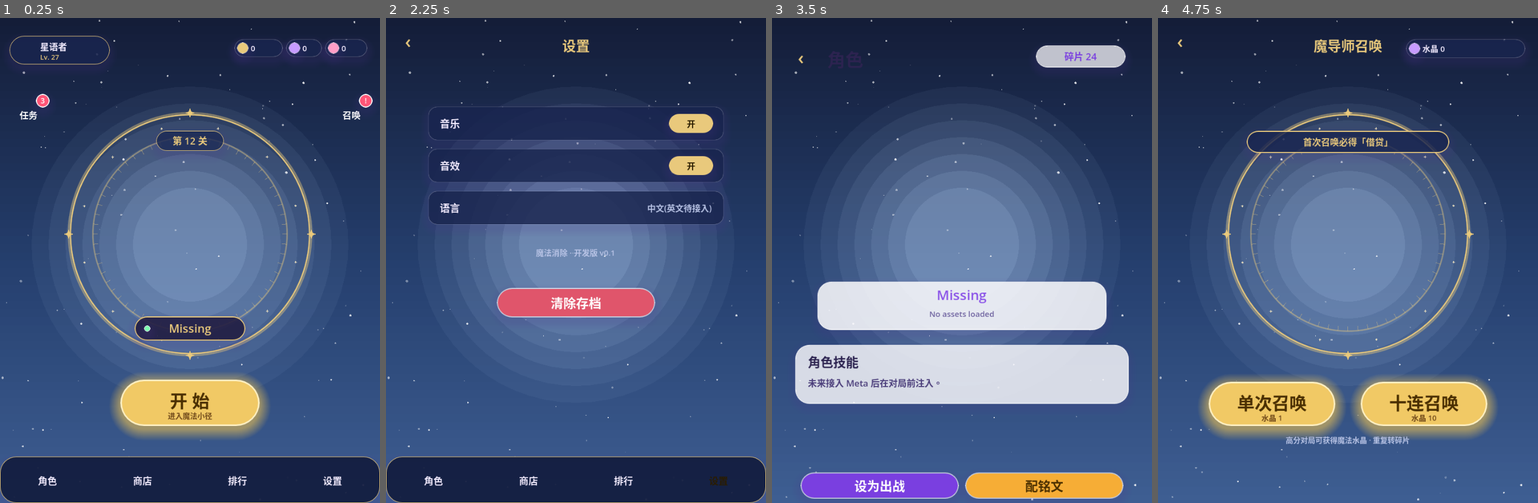
Above: before the commit, frames 1-4 (left to right).
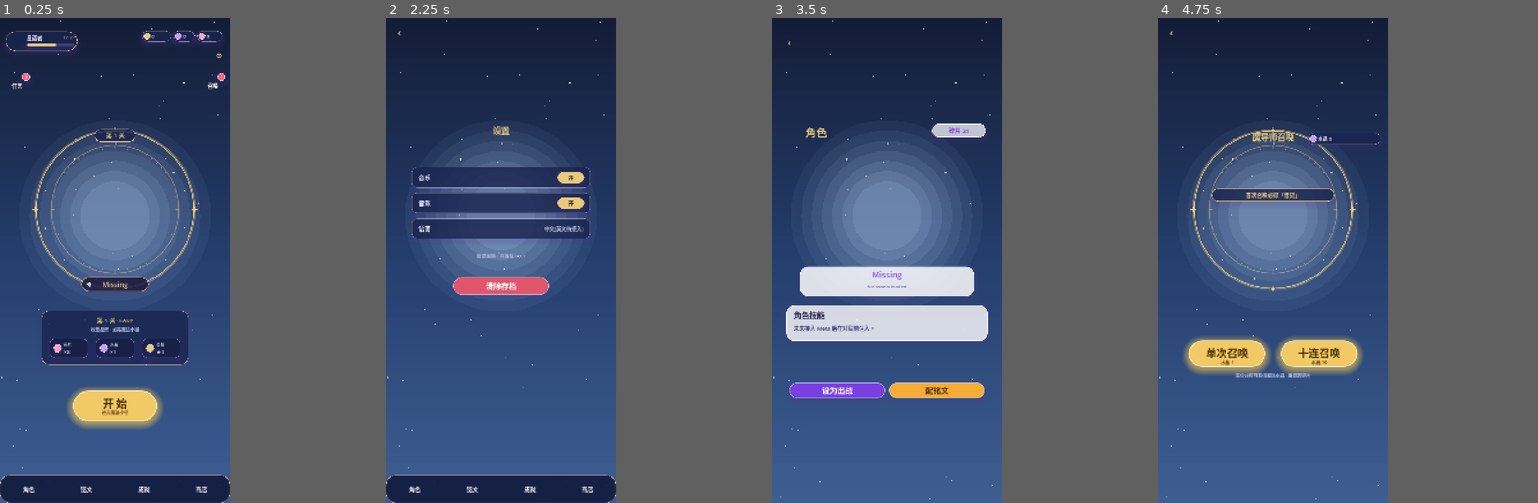
Above: after the commit, the same moments.

Repository: kumaloha/Polaris
Game: Godot game, scene res://main.tscn
The game is run twice, just before and just after one commit, with the same random seed, the same clock (stepped at 60 frames per second) and the same inputs.
Inputs:
- Up to frame 1 (0.25 s): no input
- Up to frame 2 (2.25 s): click "任务" at 0.5 s; click "‹" at 1.25 s; click "设置" (after the commit: "⚙") at 2 s
- Up to frame 3 (3.5 s): click "角色" at 2.75 s
- Up to frame 4 (4.75 s): click "‹" at 3.5 s; click "召唤" at 4.25 s
In our replay, the window is 626x800 before the commit and 379x800 after it. These sizes can differ from the game's own. Grey fills any space a smaller window leaves; there, only what the larger window draws over its background counts as a difference.

The runs differ from the first frame. In frame 1, 50% of the frame differs, in the area x 0-100%, y 0-100%; in frame 2, 39%; in frame 3, 55%; in frame 4, 61%.

Commit message:
feat(ui): 首页对齐 homepage.html + 全屏改 9:19 高瘦手机比例,棋子去"毛"
反馈1(首页菜单/尺寸不符): 画布 720×920(偏方)→720×1520(9:19,对齐设计稿手机壳),窗口覆写 432×912+canvas_items/keep 缩放到桌面可见。首页按 homepage.html 重排: 底栏导航 角色/铭文/成就/商店(原 角色/商店/排行/设置)、新增关卡目标面板(关号·难度+碎片/水晶/星辉三格)、玩家牌加等级条、设置移到右上角齿轮。

反馈2(棋子太多刺/毛): 立绘从 CELL+14 溢出→CELL-12 居中留 6px 边,相邻棋子星芒不再相接,盘面清爽。

配套: 各非首页屏(结算/角色/铭文/召唤/占位/设置)用 _center_content() 在高画布里纵向居中;对局盘+HUD+提示整体下移居中;魔法阵/辉光中心对到 y600;角色屏标题深紫→金(深底可见);地图蜿蜒小径自适应。GDScript 120 全绿,6 屏渲染验证。

Co-Authored-By: Claude Opus 4.8 <noreply@anthropic.com>

🤖 Generated with [Claude Code](https://claude.com/claude-code)

Diff:
--- a/godot/project.godot
+++ b/godot/project.godot
@@ -12,7 +12,11 @@
 [display]
 
 window/size/viewport_width=720
-window/size/viewport_height=920
+window/size/viewport_height=1520
+window/size/window_width_override=432
+window/size/window_height_override=912
+window/stretch/mode="canvas_items"
+window/stretch/aspect="keep"
 
 [debug]
 
--- a/godot/ui/app.gd
+++ b/godot/ui/app.gd
@@ -24,7 +24,7 @@
 const ENCHANT_CYCLE := ["", "moves", "score", "coins", "skill_uses", "opening"]
 
 const VIEW_W := 720.0
-const VIEW_H := 920.0
+const VIEW_H := 1520.0
 
 var characters: Array = []
 var selected_idx := 0
@@ -74,37 +74,88 @@
 		child.queue_free()
 
 
+# 高瘦画布(1520)：把本屏内容整体下移 dy 以纵向居中(跳过背景/左上返回键/底栏)。
+# 各非首页屏按为 920 布的版式构建后，调用一次即可贴合高画布。
+func _center_content(dy: float) -> void:
+	for c in get_children():
+		if not (c is Control) or c.get_script() == CelestialBg:
+			continue
+		var ctl := c as Control
+		if ctl is Button and ctl.size.x < 80.0 and ctl.position.y < 80.0:
+			continue   # 左上角圆形返回键，保持在顶
+		if ctl.position.y >= VIEW_H - 100.0:
+			continue   # 底部导航栏
+		ctl.position.y += dy
+
+
 func _show_home() -> void:
 	_clear()
-	_add_gradient_background(true)   # 带魔法阵的占星背景
+	_add_gradient_background(true)   # 带魔法阵的占星背景(阵心默认 y600，对到萌宠)
 	var hero := _selected_character()
 
-	# 顶部：玩家牌(左) + 资源链(右)
-	_add_avatar_chip(hero, Vector2(18, 34))
+	# 顶部：玩家牌(左,带等级条) + 资源链(右) + 设置齿轮(右上角)
+	_add_avatar_chip(hero, Vector2(18, 42))
 	_add_res_chips()
+	var gear := _round_button("⚙", Rect2(662, 96, 46, 46))
+	gear.add_theme_font_size_override("font_size", 22)
+	gear.pressed.connect(Callable(self, "_show_settings"))
+	add_child(gear)
 
 	# 侧边徽章(任务/召唤)
-	_add_side_badge("任务", Color("ff7eb0"), Vector2(20, 150), "3", Callable(self, "_show_placeholder").bind("每日任务", "每日任务 + 签到 · 领碎片与水晶"))
-	var summon := _add_side_badge("召唤", Color("b88cf5"), Vector2(632, 150), "!", Callable(self, "_show_gacha"))
+	_add_side_badge("任务", Color("ff7eb0"), Vector2(20, 178), "3", Callable(self, "_show_placeholder").bind("每日任务", "每日任务 + 签到 · 领碎片与水晶"))
+	var summon := _add_side_badge("召唤", Color("b88cf5"), Vector2(632, 178), "!", Callable(self, "_show_gacha"))
 	summon.tooltip_text = "召唤"
 
+	var n := _lib.size() if _lib.size() > 0 else 12
+	var cur := _current_level(n)
+
 	# 关卡牌(萌宠上方)
-	var lvlpill := _glass_panel(Rect2(296, 214, 128, 38), Color(0.10, 0.16, 0.32, 0.78))
-	lvlpill.add_theme_stylebox_override("panel", _style(Color(0.10, 0.16, 0.32, 0.78), 999, C_GOLD, 1))
+	var lvlpill := _dark_panel(Rect2(296, 348, 128, 40), 999, C_GOLD, 1)
 	add_child(lvlpill)
-	lvlpill.add_child(_inner_label("第 12 关", Rect2(0, 0, 128, 38), 18, C_GOLD))
-
-	# 英雄台：魔法阵(背景已画) + 萌宠立绘
-	_add_character_art(hero, Rect2(196, 250, 328, 330), false)
-	_add_hero_ribbon(hero, Vector2(360, 566))
+	lvlpill.add_child(_inner_label("第 %d 关" % (cur + 1), Rect2(0, 0, 128, 40), 18, C_GOLD))
+
+	# 英雄台：魔法阵(背景已画) + 萌宠立绘(画布中部)
+	_add_character_art(hero, Rect2(170, 402, 380, 400), false)
+	_add_hero_ribbon(hero, Vector2(360, 812))
+
+	# 关卡目标预览(对齐 homepage.html 的 collect-items 面板)
+	_add_home_objective(cur, Rect2(130, 918, 460, 168))
 
 	# START：金色发光主按钮
-	var start := _gold_button("开 始", "进入魔法小径", Rect2(228, 686, 264, 88))
+	var start := _gold_button("开 始", "进入魔法小径", Rect2(228, 1168, 264, 96))
 	start.pressed.connect(Callable(self, "_show_map"))
 	add_child(start)
 
 	# 底部导航
 	_add_bottom_nav("home")
+
+
+# 首页关卡目标预览(对齐 homepage.html)：关号·难度 + 收集/奖励三格
+func _add_home_objective(level_idx: int, rect: Rect2) -> void:
+	var panel := _dark_panel(rect, 24, C_GOLD, 1)
+	add_child(panel)
+	var diff := "普通"
+	if level_idx >= 0 and level_idx < _lib.size():
+		diff = "挖矿关" if bool(_lib[level_idx].get("is_scrolling", false)) else String(_lib[level_idx].get("difficulty", "普通"))
+	panel.add_child(_inner_label("第 %d 关 · %s" % [level_idx + 1, diff], Rect2(0, 16, rect.size.x, 26), 18, C_GOLD))
+	panel.add_child(_inner_label("收集星辉 · 点亮魔法小径", Rect2(0, 46, rect.size.x, 22), 14, C_INK_DIM))
+	var chips := [[Color("ff9ec7"), "碎片", "×8"], [Color("c79bff"), "水晶", "×1"], [C_GOLD, "星辉", "★3"]]
+	var cw := 120.0
+	var gap := (rect.size.x - 3.0 * cw) / 4.0
+	for i in 3:
+		var ci: Array = chips[i]
+		var chip := Panel.new()
+		chip.position = Vector2(gap + i * (cw + gap), 86)
+		chip.size = Vector2(cw, 62)
+		chip.add_theme_stylebox_override("panel", _style(Color(0.06, 0.10, 0.22, 0.6), 16, Color(1, 1, 1, 0.12), 1))
+		panel.add_child(chip)
+		var dot := Panel.new()
+		dot.position = Vector2(12, 18)
+		dot.size = Vector2(26, 26)
+		dot.add_theme_stylebox_override("panel", _style(ci[0], 999, Color(1, 1, 1, 0.5), 1))
+		chip.add_child(dot)
+		chip.add_child(_inner_label(String(ci[1]), Rect2(44, 8, cw - 48, 20), 13, C_INK_DIM, HORIZONTAL_ALIGNMENT_LEFT))
+		chip.add_child(_inner_label(String(ci[2]), Rect2(44, 28, cw - 48, 26), 17, C_INK, HORIZONTAL_ALIGNMENT_LEFT))
 
 
 func _show_character() -> void:
@@ -115,7 +166,7 @@
 	back.pressed.connect(Callable(self, "_show_home"))
 	add_child(back)
 
-	var title := _label("角色", Rect2(105, 52, 260, 46), 34, Color("2c2350"), HORIZONTAL_ALIGNMENT_LEFT)
+	var title := _label("角色", Rect2(105, 52, 260, 46), 34, C_GOLD, HORIZONTAL_ALIGNMENT_LEFT)
 	title.add_theme_font_size_override("font_size", 34)
 	add_child(title)
 
@@ -155,6 +206,7 @@
 	runes.add_theme_color_override("font_color", Color("4a2f00"))
 	runes.pressed.connect(Callable(self, "_show_enchants"))
 	add_child(runes)
+	_center_content(280)
 
 
 func _show_game(level_idx: int = -1) -> void:
@@ -258,6 +310,7 @@
 	var home_wide := _button("回首页", Rect2(270, 728, 180, 52), Color("9d6cf0"), Color("7a3fe0"))
 	home_wide.pressed.connect(Callable(self, "_show_home"))
 	add_child(home_wide)
+	_center_content(320)
 
 
 func _reward_chip(parent: Control, icon_color: Color, label: String, n: int, rect: Rect2) -> void:
@@ -304,19 +357,29 @@
 
 
 func _add_avatar_chip(hero: Dictionary, pos: Vector2) -> void:
-	var chip := _dark_panel(Rect2(pos, Vector2(190, 54)), 999, C_GOLD, 1)
+	var chip := _dark_panel(Rect2(pos, Vector2(224, 62)), 999, C_GOLD, 1)
 	add_child(chip)
 	var av := TextureRect.new()
-	av.position = Vector2(5, 5)
-	av.size = Vector2(44, 44)
+	av.position = Vector2(6, 6)
+	av.size = Vector2(50, 50)
 	av.texture = _load_texture(String(hero.get("portrait", "")))
 	av.material = _white_key_material()
 	av.expand_mode = TextureRect.EXPAND_FIT_WIDTH_PROPORTIONAL
 	av.stretch_mode = TextureRect.STRETCH_KEEP_ASPECT_CENTERED
 	av.mouse_filter = Control.MOUSE_FILTER_IGNORE
 	chip.add_child(av)
-	chip.add_child(_inner_label("星语者", Rect2(58, 7, 126, 24), 17, C_INK, HORIZONTAL_ALIGNMENT_LEFT))
-	chip.add_child(_inner_label("Lv. 27", Rect2(58, 29, 126, 20), 13, C_GOLD, HORIZONTAL_ALIGNMENT_LEFT))
+	chip.add_child(_inner_label("星语者", Rect2(66, 8, 150, 22), 16, C_INK, HORIZONTAL_ALIGNMENT_LEFT))
+	chip.add_child(_inner_label("Lv. 27", Rect2(150, 8, 66, 22), 13, C_GOLD, HORIZONTAL_ALIGNMENT_RIGHT))
+	var track := Panel.new()   # 等级进度条
+	track.position = Vector2(66, 38)
+	track.size = Vector2(150, 9)
+	track.add_theme_stylebox_override("panel", _style(Color(1, 1, 1, 0.14), 999, Color(1, 1, 1, 0.0), 0))
+	chip.add_child(track)
+	var fill := Panel.new()
+	fill.position = Vector2(0, 0)
+	fill.size = Vector2(150 * 0.62, 9)
+	fill.add_theme_stylebox_override("panel", _style(C_GOLD, 999, Color(1, 1, 1, 0.0), 0))
+	track.add_child(fill)
 
 
 func _add_res_chips() -> void:
@@ -406,15 +469,15 @@
 
 func _add_bottom_nav(active: String) -> void:
 	var bar := Panel.new()
-	bar.position = Vector2(0, 832)
+	bar.position = Vector2(0, VIEW_H - 88)
 	bar.size = Vector2(VIEW_W, 88)
 	bar.add_theme_stylebox_override("panel", _style(Color(0.07, 0.11, 0.24, 0.92), 30, C_GOLD, 1))
 	add_child(bar)
 	var items := [
 		["角色", "character", Callable(self, "_show_character")],
+		["铭文", "enchant", Callable(self, "_show_enchants")],
+		["成就", "achievement", Callable(self, "_show_placeholder").bind("成就", "解锁里程碑 · 凭实力达成,不卖数值")],
 		["商店", "shop", Callable(self, "_show_placeholder").bind("商店", "皮肤 + 水晶 · 纯外观,绝不卖加步数等强度道具")],
-		["排行", "rank", Callable(self, "_show_placeholder").bind("排行榜", "周赛 · 靠高分上榜,凭实力竞技")],
-		["设置", "settings", Callable(self, "_show_settings")],
 	]
 	var n := items.size()
 	var slot := VIEW_W / float(n)
@@ -422,7 +485,7 @@
 		var it: Array = items[i]
 		var is_active: bool = String(it[1]) == active
 		var btn := Button.new()
-		btn.position = Vector2(slot * i + slot * 0.5 - 36, 842)
+		btn.position = Vector2(slot * i + slot * 0.5 - 36, VIEW_H - 78)
 		btn.size = Vector2(72, 72)
 		btn.flat = true
 		var border := C_GOLD if is_active else Color(1, 1, 1, 0.28)
@@ -544,6 +607,7 @@
 	ten.pressed.connect(Callable(self, "_do_pull").bind(10))
 	add_child(ten)
 	add_child(_label("高分对局可获得魔法水晶 · 重复转碎片", Rect2(0, 788, VIEW_W, 24), 14, C_INK_DIM))
+	_center_content(320)
 
 
 func _do_pull(n: int) -> void:
@@ -600,6 +664,7 @@
 	var ok := _gold_button("确定", "", Rect2(228, 704, 264, 78))
 	ok.pressed.connect(Callable(self, "_show_gacha"))
 	add_child(ok)
+	_center_content(320)
 
 
 # 铭文屏：9 格碎片编辑器(全局页)。点格子循环切 5 种;实时显示聚合加成。
@@ -640,6 +705,7 @@
 	clear.pressed.connect(Callable(self, "_clear_enchants"))
 	add_child(clear)
 	add_child(_label("点格子循环切换 5 种铭文", Rect2(0, 738, VIEW_W, 22), 13, C_INK_DIM))
+	_center_content(300)
 
 
 func _enchant_page() -> Array:
@@ -786,7 +852,8 @@
 	add_child(_label("✦", Rect2(0, 366, VIEW_W, 70), 60, C_GOLD))
 	add_child(_label("即将开放", Rect2(0, 448, VIEW_W, 40), 28, C_INK))
 	add_child(_label(subtitle, Rect2(50, 498, VIEW_W - 100, 48), 16, C_INK_DIM))
-	var key := "shop" if title.begins_with("商店") else ("rank" if title.begins_with("排行") else "")
+	var key := "shop" if title.begins_with("商店") else ("achievement" if title.begins_with("成就") else "")
+	_center_content(360)
 	_add_bottom_nav(key)
 
 
@@ -809,6 +876,7 @@
 	var wipe := _button("清除存档", Rect2(210, 512, 300, 56), Color("ff8a8a"), Color("e0556b"))
 	wipe.pressed.connect(Callable(self, "_confirm_wipe"))
 	add_child(wipe)
+	_center_content(300)
 	_add_bottom_nav("settings")
 
 
--- a/godot/ui/celestial_bg.gd
+++ b/godot/ui/celestial_bg.gd
@@ -3,12 +3,12 @@
 # 纯 _draw 绘制，零美术依赖；首页/对局/角色屏共用，保证视觉统一(对齐 resources/board.png 调性)。
 
 const VIEW_W := 720.0
-const VIEW_H := 920.0
+const VIEW_H := 1520.0
 
 @export var show_circle: bool = false
-@export var circle_center: Vector2 = Vector2(360, 410)
-@export var circle_radius: float = 230.0
-@export var glow_center: Vector2 = Vector2(360, 430)
+@export var circle_center: Vector2 = Vector2(360, 600)
+@export var circle_radius: float = 250.0
+@export var glow_center: Vector2 = Vector2(360, 620)
 
 var _stars: Array = []   # [pos:Vector2, r:float, a:float]
 
--- a/godot/view/game.gd
+++ b/godot/view/game.gd
@@ -14,7 +14,7 @@
 const SPECIES := [0, 1, 2, 3, 4]
 const CELL := 78.0
 const GAP := 6.0
-const ORIGIN := Vector2(36.0, 200.0)
+const ORIGIN := Vector2(36.0, 440.0)   # 高瘦画布(1520)里把棋盘下移居中
 const TARGET := 2000
 const MOVES := 25
 
@@ -254,19 +254,19 @@
 	frame.add_theme_stylebox_override("panel", fs)
 	add_child(frame)
 
-	title_label = _mk_label(Vector2(96, 28), 26)
+	title_label = _mk_label(Vector2(96, 268), 26)
 	title_label.add_theme_color_override("font_color", Color("e9c97c"))
-	score_label = _mk_label(Vector2(96, 72), 28)
+	score_label = _mk_label(Vector2(96, 312), 28)
 	score_label.add_theme_color_override("font_color", Color("f3ecff"))
-	moves_label = _mk_label(Vector2(96, 116), 26)
+	moves_label = _mk_label(Vector2(96, 356), 26)
 	moves_label.add_theme_color_override("font_color", Color("c9d4ee"))
-	status_label = _mk_label(Vector2(540, 72), 34)
+	status_label = _mk_label(Vector2(540, 312), 34)
 	status_label.add_theme_color_override("font_color", Color("7dffb0"))
-	hint_label = _mk_label(Vector2(36, 852), 20)
+	hint_label = _mk_label(Vector2(36, 1124), 20)
 	hint_label.add_theme_color_override("font_color", Color(0.72, 0.80, 0.96, 0.66))
 	hint_label.text = "点一个道具，再点相邻道具交换 · 按 R 切换关卡"
 	skill_button = Button.new()
-	skill_button.position = Vector2(36, 150)   # HUD 与棋盘之间的空隙，避开大盘
+	skill_button.position = Vector2(36, 384)   # 棋盘正上方
 	skill_button.size = Vector2(648, 44)
 	skill_button.z_index = 50
 	skill_button.add_theme_font_size_override("font_size", 22)
@@ -326,7 +326,7 @@
 
 			# 宝石立绘(基础/横/竖/彩球)，叠在底色块上、符号/冰锁之下
 			var pr := TextureRect.new()
-			pr.size = Vector2(CELL + 14, CELL + 14)   # 略溢出格位，宝石更饱满
+			pr.size = Vector2(CELL - 12, CELL - 12)   # 比格位小一圈，棋子之间留缝，星芒不相接(去"毛")
 			pr.expand_mode = TextureRect.EXPAND_IGNORE_SIZE
 			pr.stretch_mode = TextureRect.STRETCH_KEEP_ASPECT_CENTERED
 			pr.mouse_filter = Control.MOUSE_FILTER_IGNORE
@@ -444,7 +444,7 @@
 	var lab: Label = labels[y][x]
 	var bu = burst_rects[y][x]
 	rect.position = p
-	pr.position = p - Vector2(7, 7)
+	pr.position = p + Vector2(6, 6)   # 居中于格位(留 6px 边)
 	pr.pivot_offset = pr.size * 0.5   # 缩放动画绕中心
 	pr.scale = Vector2.ONE
 	bu.position = p - Vector2(11, 11)
